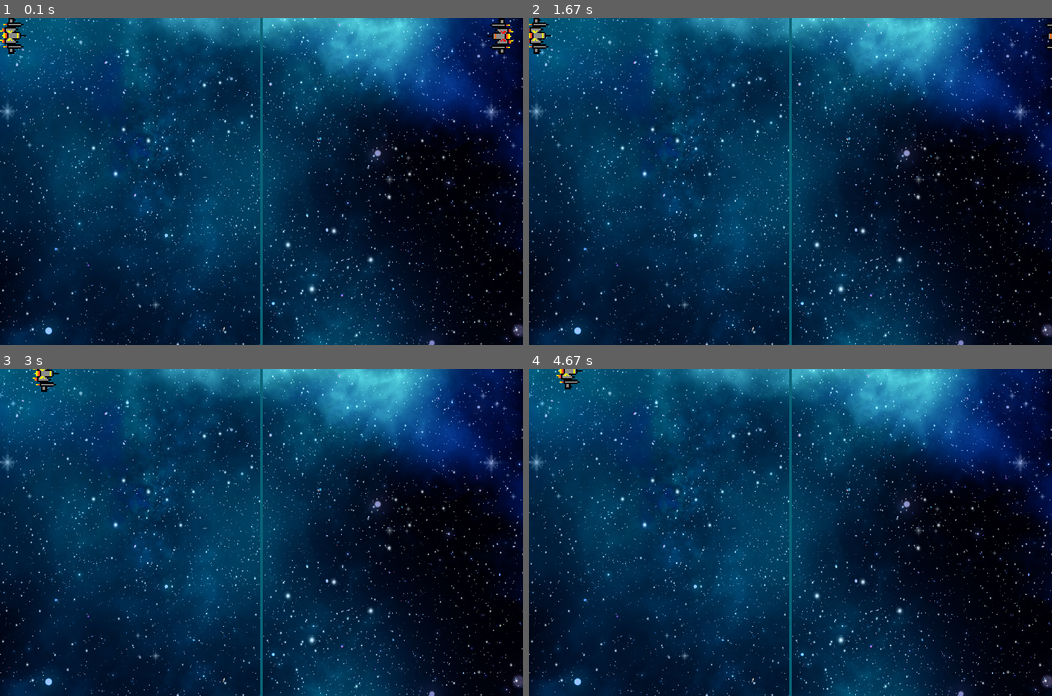
Above: before the commit, frames 1-4 (two rows, left to right).
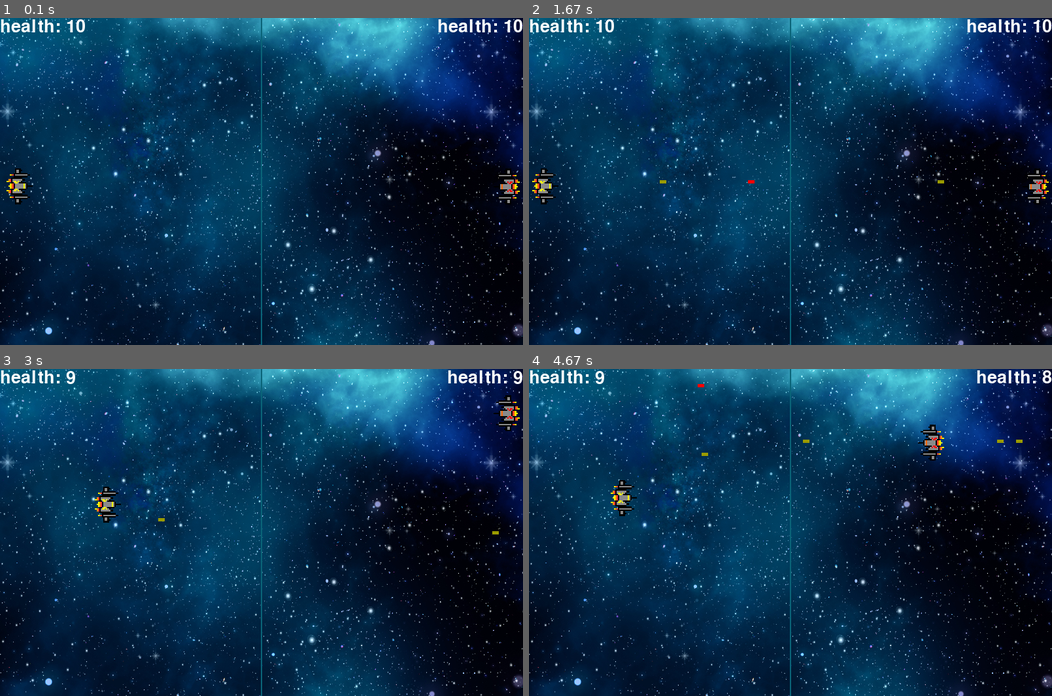
Above: after the commit, the same moments.

Repository: oneWritesCode/py_games
Game: pygame game, started from fighting_game/main.py
The game is run twice, just before and just after one commit, with the same random seed, the same clock (stepped at 60 frames per second) and the same inputs.
Inputs:
- Up to frame 1 (0.1 s): no input
- Up to frame 2 (1.67 s): tap Ctrl at 0.33 s; tap Right Ctrl at 0.67 s; tap A at 1 s; hold Ctrl from 1.33 s (still down); hold Right from 1.33 s (still down)
- Up to frame 3 (3 s): release Ctrl at 1.8 s; release Right at 1.8 s; hold D 2.33-2.8 s; hold Up 2.33-2.8 s; hold Up from 2.83 s (still down); hold W from 2.83 s (still down); tap Ctrl at 2.9 s
- Up to frame 4 (4.67 s): tap Ctrl at 3.2, 3.4, 3.7, 3.9, 4.2, 4.47 s; release Up at 3.3 s; release W at 3.3 s; hold Right 3.33-3.8 s; hold D 3.33-3.8 s; tap Right Ctrl at 3.48 s; hold Left 3.83-4.37 s; hold A 3.83-4.37 s; hold Down from 4.4 s (still down); hold S from 4.4 s (still down)

The runs differ from the first frame. In frame 1, 1.8% of the frame differs, in the area x 0-100%, y 0-100%; in frame 2, 1.6%; in frame 3, 1.5%; in frame 4, 1.5%.

Commit message:
finishing up

Diff:
--- a/fighting_game/main.py
+++ b/fighting_game/main.py
@@ -1,19 +1,35 @@
 import pygame
 import os
+
+pygame.font.init()
+pygame.mixer.init()
 
 WIDTH, HEIGHT = 800, 500
 WIN = pygame.display.set_mode((WIDTH, HEIGHT))
 pygame.display.set_caption("space fight")
 
 WHITE = (255, 255, 255)
-BLACK = (10, 100, 120, 0.2)
-
-BORDER = pygame.Rect(WIDTH / 2 - 2, 0, 4, HEIGHT)
+BLACK = (10, 100, 120)
+RED = (255, 0, 0)
+YELLOW = (155, 155, 0)
+
+BORDER = pygame.Rect(WIDTH // 2 - 1, 0, 2, HEIGHT)
+
+BULLET_HIT_SOUND = pygame.mixer.Sound(os.path.join("Assets", "Grenade+1.mp3"))
+BULLET_FIRE_SOUND = pygame.mixer.Sound(os.path.join("Assets", "Gun+Silencer.mp3"))
+
+HEALTH_FONT = pygame.font.SysFont("comicsans", 40)
+WINNER_FONT = pygame.font.SysFont("comicsans", 100)
 
 FPS = 60
-VEL = 2
+VEL = 5
+BULLETS_VEL = 7
+MAX_BULLETS = 30
 SPACESHIP_WIDTH = 55
 SPACESHIP_HEIGHT = 40
+
+YELLOW_HIT = pygame.USEREVENT + 1
+RED_HIT = pygame.USEREVENT + 2
 
 # roating > scaling at proper size > adding image
 YELLOW_SPACESHIP_IMAGE = pygame.transform.rotate(
@@ -38,42 +54,104 @@
 )
 
 
-def draw_window(red, yellow):
-    WIN.fill(WHITE)
+# drawing and objects on window
+def draw_window(red, yellow, red_bullets, yellow_bullets, red_health, yellow_health):
+    # WIN.fill(WHITE)
     WIN.blit(SPACE_IMAGE, (0, 0))
     pygame.draw.rect(WIN, BLACK, BORDER)
 
+    red_health_text = HEALTH_FONT.render("health: " + str(red_health), 1, WHITE)
+    yellow_health_text = HEALTH_FONT.render("health: " + str(yellow_health), 1, WHITE)
+
+    WIN.blit(red_health_text, (WIDTH - red_health_text.get_width(), 0))
+    WIN.blit(yellow_health_text, (0, 0))
+
     WIN.blit(YELLOW_SPACESHIP_IMAGE, (yellow.x, yellow.y))
     WIN.blit(RED_SPACESHIP_IMAGE, (red.x, red.y))
 
+    for bullet in red_bullets:
+        pygame.draw.rect(WIN, RED, bullet)
+    for bullet in yellow_bullets:
+        pygame.draw.rect(WIN, YELLOW, bullet)
+
     pygame.display.update()
 
 
+# handling yellow spacship's movement
 def yellow_handle_movement(keys_pressed, yellow):
-    if keys_pressed[pygame.K_a]:  # left
+    if keys_pressed[pygame.K_a] and yellow.x - VEL > 0:  # left
         yellow.x -= VEL
-    if keys_pressed[pygame.K_d]:  # right
+    if keys_pressed[pygame.K_d] and yellow.x + yellow.width + VEL < BORDER.x:  # right
         yellow.x += VEL
-    if keys_pressed[pygame.K_w]:  # up
+    if keys_pressed[pygame.K_w] and yellow.y - VEL > 0:  # up
         yellow.y -= VEL
-    if keys_pressed[pygame.K_s]:  # down
+    if (
+        keys_pressed[pygame.K_s] and yellow.y + yellow.height + VEL + 10 < HEIGHT
+    ):  # down
         yellow.y += VEL
 
 
+# handling red spacship's movement
 def red_handle_movement(keys_pressed, red):
-    if keys_pressed[pygame.K_LEFT]:  # left
+    if keys_pressed[pygame.K_LEFT] and red.x - VEL > BORDER.x + BORDER.width:  # left
         red.x -= VEL
-    if keys_pressed[pygame.K_RIGHT]:  # right
+    if keys_pressed[pygame.K_RIGHT] and red.x + SPACESHIP_WIDTH + VEL < WIDTH:  # right
         red.x += VEL
-    if keys_pressed[pygame.K_UP]:  # up
+    if keys_pressed[pygame.K_UP] and red.y - VEL > 0:  # up
         red.y -= VEL
-    if keys_pressed[pygame.K_DOWN]:  # down
+    if keys_pressed[pygame.K_DOWN] and red.y + red.height + VEL + 10 < HEIGHT:  # down
         red.y += VEL
 
 
+# handling bullets
+def handle_bullets(yellow_bullets, red_bullets, yellow, red):
+    for bullet in yellow_bullets:
+        bullet.x += BULLETS_VEL
+        if red.colliderect(bullet):
+            pygame.event.post(pygame.event.Event(RED_HIT))
+            yellow_bullets.remove(bullet)
+        elif bullet.x > WIDTH:
+            yellow_bullets.remove(bullet)
+
+    for bullet in red_bullets:
+        bullet.x -= BULLETS_VEL
+        if yellow.colliderect(bullet):
+            pygame.event.post(pygame.event.Event(YELLOW_HIT))
+            red_bullets.remove(bullet)
+        elif bullet.x < 0:
+            red_bullets.remove(bullet)
+
+
+def draw_winner(text):
+    draw_text = WINNER_FONT.render(text, 1, WHITE)
+    WIN.blit(
+        draw_text,
+        (
+            WIDTH / 2 - draw_text.get_width() / 2,
+            HEIGHT / 2 - draw_text.get_height() / 2,
+        ),
+    )
+    pygame.display.update()
+    pygame.time.delay(5000)
+
+
+# main function
 def main():
-    red = pygame.Rect(WIDTH - SPACESHIP_WIDTH, 0, SPACESHIP_WIDTH, SPACESHIP_HEIGHT)
-    yellow = pygame.Rect(0, 0, SPACESHIP_WIDTH, SPACESHIP_HEIGHT)
+    red = pygame.Rect(
+        WIDTH - SPACESHIP_WIDTH + 10,
+        HEIGHT / 2 - SPACESHIP_HEIGHT / 2,
+        SPACESHIP_WIDTH,
+        SPACESHIP_HEIGHT,
+    )
+    yellow = pygame.Rect(
+        10, HEIGHT / 2 - SPACESHIP_HEIGHT / 2, SPACESHIP_WIDTH, SPACESHIP_HEIGHT
+    )
+    winner_text = ""
+    red_bullets = []
+    yellow_bullets = []
+
+    red_health = 10
+    yellow_health = 10
 
     clock = pygame.time.Clock()
     run = True
@@ -83,15 +161,52 @@
         for event in pygame.event.get():
             if event.type == pygame.QUIT:
                 run = False
-
+                pygame.quit()
+
+            if event.type == pygame.KEYDOWN:
+                if event.key == pygame.K_LCTRL and len(yellow_bullets) < MAX_BULLETS:
+                    bullet = pygame.Rect(
+                        yellow.x + yellow.width,
+                        yellow.y + yellow.height // 2 - 2,
+                        10,
+                        5,
+                    )
+                    yellow_bullets.append(bullet)
+                    BULLET_FIRE_SOUND.play()
+
+                if event.key == pygame.K_RCTRL and len(red_bullets) < MAX_BULLETS:
+                    bullet = pygame.Rect(red.x, red.y + red.height // 2 - 2, 10, 5)
+                    red_bullets.append(bullet)
+                    BULLET_FIRE_SOUND.play()
+
+            if event.type == RED_HIT:
+                red_health -= 1
+                BULLET_HIT_SOUND.play()
+
+            if event.type == YELLOW_HIT:
+                yellow_health -= 1
+                BULLET_HIT_SOUND.play()
+
+        if red_health <= 0:
+            winner_text = "YELLOW WINS!"
+
+        if yellow_health <= 0:
+            winner_text = "RED WINS!"
+
+        if winner_text != "":
+            draw_winner(winner_text)
+            break  # someone won
+
+        # print(red_bullets, yellow_bullets)
         keys_pressed = pygame.key.get_pressed()
 
         yellow_handle_movement(keys_pressed, yellow)
         red_handle_movement(keys_pressed, red)
 
-        draw_window(red, yellow)
-
-    pygame.quit()
+        handle_bullets(yellow_bullets, red_bullets, yellow, red)
+        draw_window(red, yellow, red_bullets, yellow_bullets, red_health, yellow_health)
+
+    main()
 
 
 if __name__ == "__main__":
